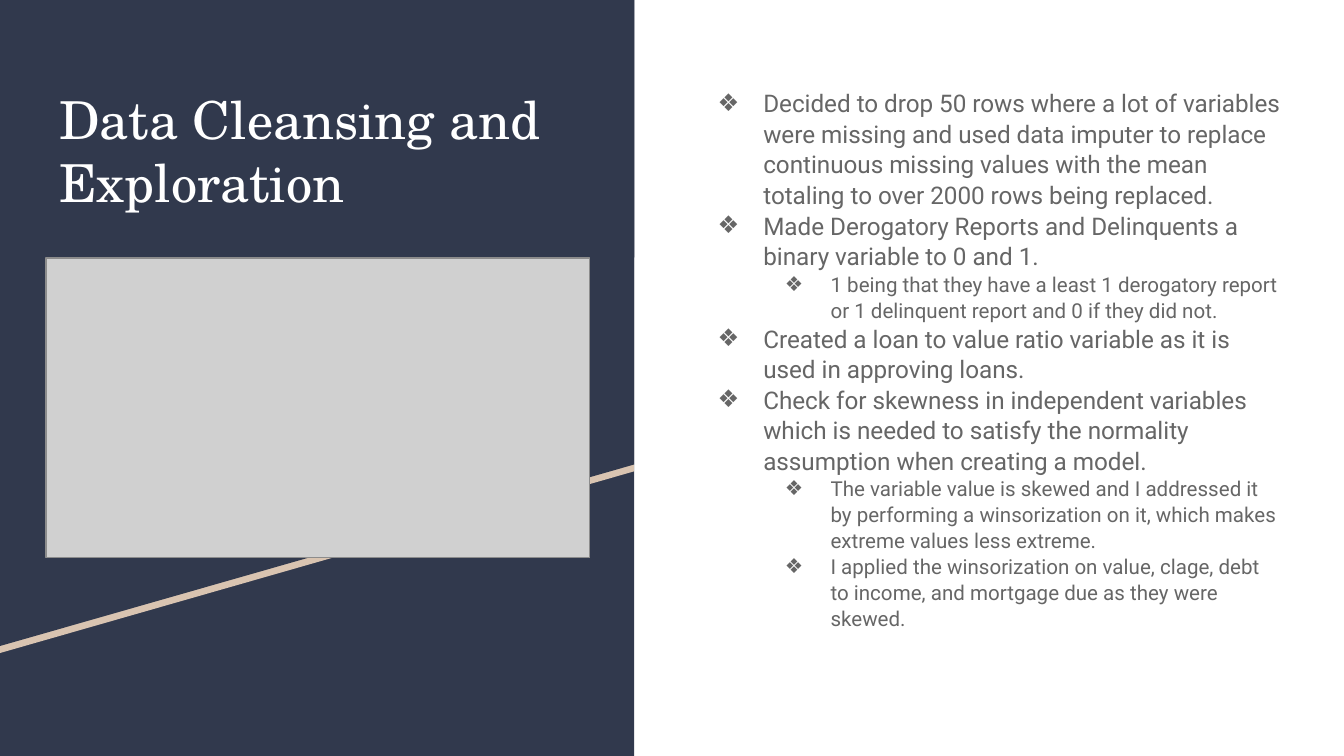
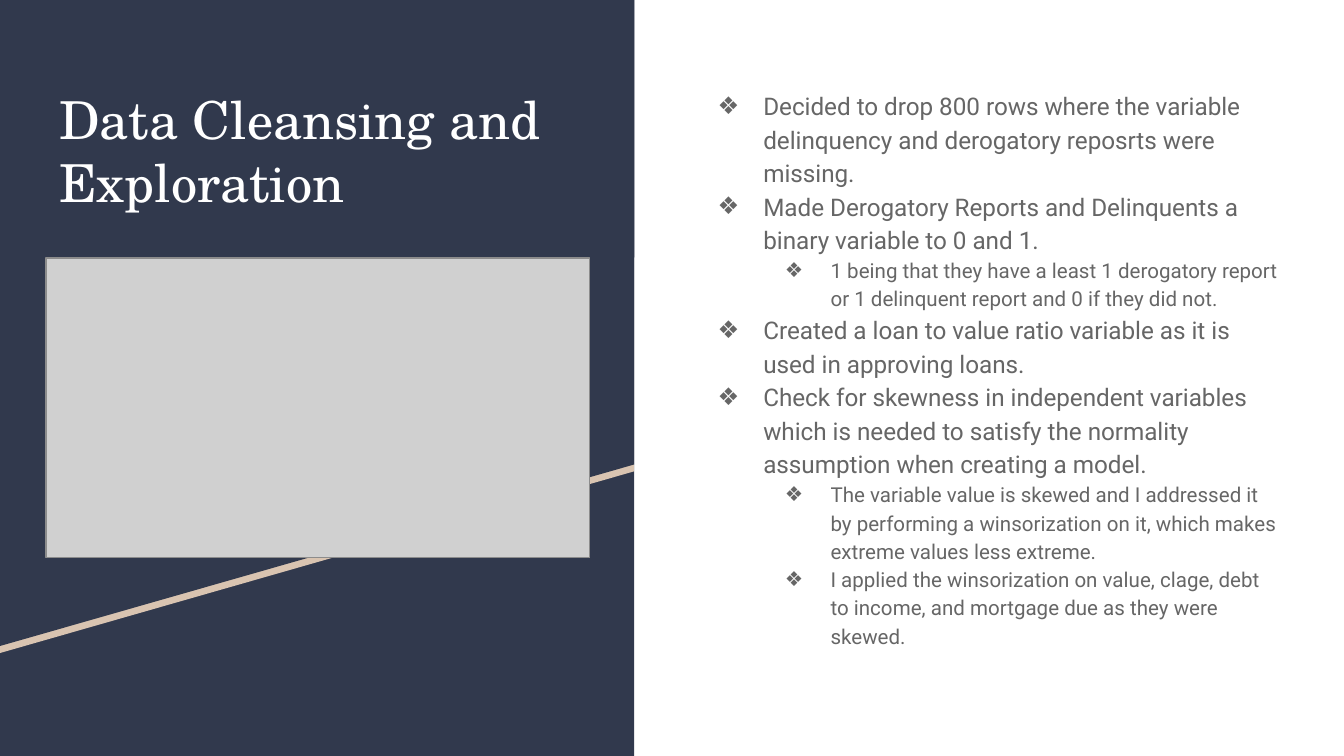
Before and after one commit to jake052799/ThinkfulProjectsAssessmentsandData, a slide deck: slide 6 of Capstone Folder/HMEQCapstone2/HomeEquityDefaultPrediction.pptx. Drawn at 1344x756 pixels with LibreOffice and Linux fonts; fonts in the diff are those of the drawing; grey boxes stand for pictures. Boxes give left, top, right and bottom in pixels: in the first picture for what was removed or moved away, otherwise in the second. Text is boxed around its words. In the diff, an @@ line names an element or a change of style, - is before the commit and + after.

```diff
--- a/Capstone Folder/HMEQCapstone2/HomeEquityDefaultPrediction.pptx
+++ b/Capstone Folder/HMEQCapstone2/HomeEquityDefaultPrediction.pptx
@@ text at (x1=763, y1=97, x2=1240, y2=187): text changed @@
-❖ Decided to drop 50 rows where a lot of variables were missing and used data imputer to replace continuous missing values with the mean totaling to over 2000 rows being replaced.
+❖ Decided to drop 800 rows where the variable delinquency and derogatory reposrts were missing.
@@ text at (x1=763, y1=198, x2=1277, y2=644): line spacing 1.05 to 1.15 @@
```
Also in this commit, not shown: 1 other slide changed.
